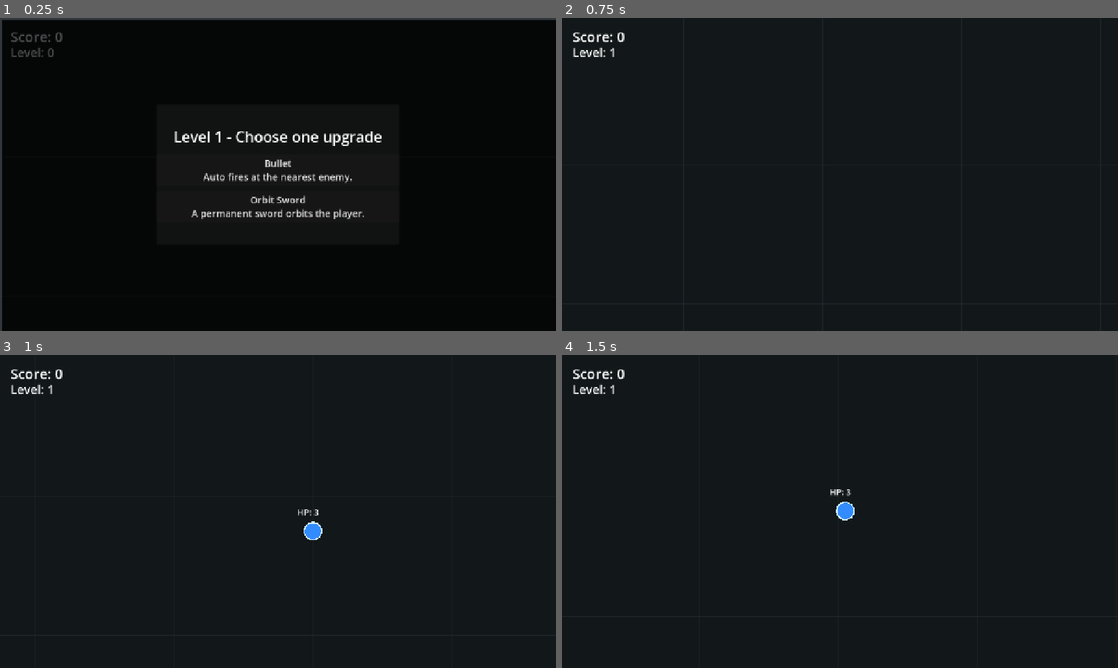
Above: before the commit, frames 1-4 (two rows, left to right).
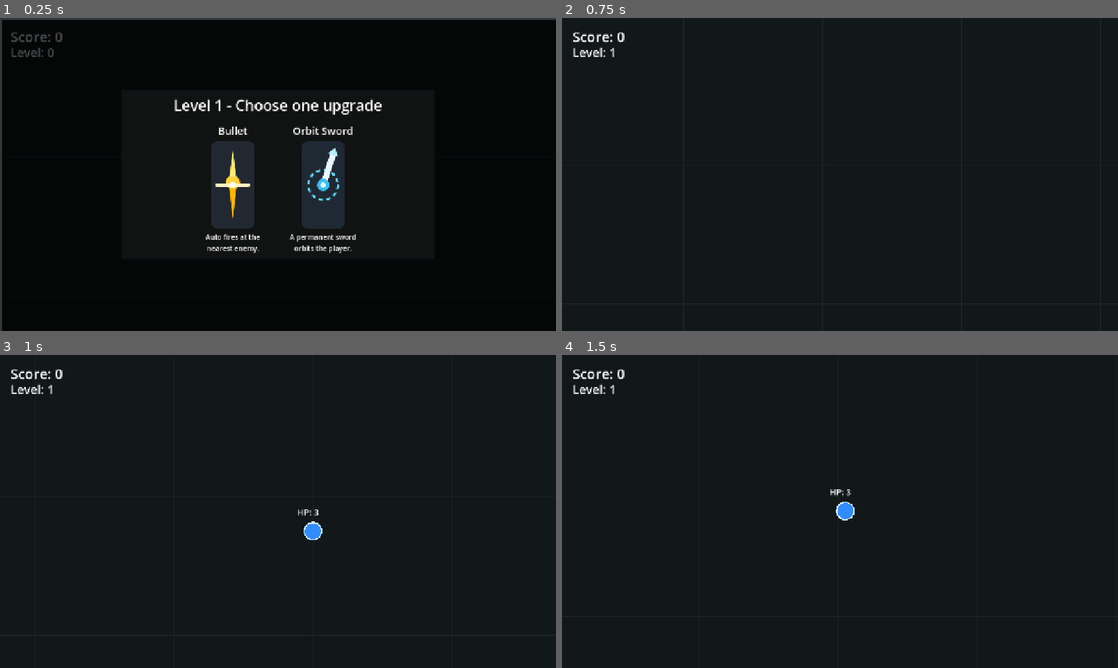
Above: after the commit, the same moments.

Repository: Tangoyzx/TraeRemoteGame
Game: Godot game, scene res://scenes/main.tscn
Same seed, same stepped clock (60 frames per second), same inputs: the game is played once before the commit and once after it.
Inputs (mouse positions are in pixels of both pictures, inside the frame that each line leads up to):
- Up to frame 1 (0.25 s): no input
- Up to frame 2 (0.75 s): click (795, 183) at 0.52 s
- Up to frame 3 (1 s): no input
- Up to frame 4 (1.5 s): move the mouse to (962, 495) at 1.27 s; click (962, 495) at 1.42 s

The runs differ from the first frame. In frame 1, 6.6% of the frame differs, in the area x 31-69%, y 25-76%; in frame 2, nothing differs; in frame 3, nothing differs; in frame 4, nothing differs.

Commit message:
Add upgrade option card images

Diff:
--- /dev/null
+++ b/assets/upgrades/bullet.svg
@@ -0,0 +1,8 @@
+<svg xmlns="http://www.w3.org/2000/svg" width="100" height="200" viewBox="0 0 100 200">
+  <rect width="100" height="200" rx="14" fill="#222831"/>
+  <circle cx="50" cy="94" r="16" fill="#FFD43B"/>
+  <path d="M50 22 L58 82 L42 82 Z" fill="#FFE873"/>
+  <path d="M50 178 L42 108 L58 108 Z" fill="#FFB703"/>
+  <path d="M14 100 H86" stroke="#FFF3BF" stroke-width="8" stroke-linecap="round"/>
+  <circle cx="50" cy="100" r="7" fill="#FFFFFF"/>
+</svg>
--- /dev/null
+++ b/assets/upgrades/orbit_sword.svg
@@ -0,0 +1,8 @@
+<svg xmlns="http://www.w3.org/2000/svg" width="100" height="200" viewBox="0 0 100 200">
+  <rect width="100" height="200" rx="14" fill="#1F2933"/>
+  <circle cx="50" cy="100" r="34" fill="none" stroke="#5ED7FF" stroke-width="5" stroke-dasharray="10 8"/>
+  <rect x="43" y="18" width="14" height="78" rx="5" fill="#E8F8FF" transform="rotate(18 50 100)"/>
+  <path d="M50 10 L62 28 H38 Z" fill="#B8EEFF" transform="rotate(18 50 100)"/>
+  <circle cx="50" cy="100" r="14" fill="#38BDF8"/>
+  <circle cx="50" cy="100" r="6" fill="#E0F7FF"/>
+</svg>
--- a/scripts/main.gd
+++ b/scripts/main.gd
@@ -10,6 +10,7 @@
 const MAP_SIZE := Vector2(12800.0, 7200.0)
 const MAP_RECT := Rect2(Vector2.ZERO, MAP_SIZE)
 const DEFAULT_LEVEL_REQUIRED_SCORE := 99999999
+const UPGRADE_IMAGE_SIZE := Vector2(100.0, 200.0)
 const BASIC_ENEMY_RADIUS := 18.0
 const BASIC_ENEMY_SPEED := 115.0
 const ENEMY_CONFIGS := {
@@ -57,13 +58,17 @@
 ]
 const UPGRADE_OPTIONS := {
 	"auto_shooter": {
+		"id": "auto_shooter",
 		"title": "Bullet",
 		"description": "Auto fires at the nearest enemy.",
+		"image_path": "res://assets/upgrades/bullet.svg",
 		"weapon_type": "auto_shooter",
 	},
 	"orbit_sword": {
+		"id": "orbit_sword",
 		"title": "Orbit Sword",
 		"description": "A permanent sword orbits the player.",
+		"image_path": "res://assets/upgrades/orbit_sword.svg",
 		"weapon_type": "orbit_sword",
 	},
 }
@@ -88,7 +93,7 @@
 var game_over_label: Label
 var level_up_overlay: ColorRect
 var level_up_title: Label
-var level_up_buttons_box: VBoxContainer
+var level_up_options_box: HBoxContainer
 var score := 0
 var current_level := 0
 var is_game_over := false
@@ -242,7 +247,7 @@
 
 	var panel := PanelContainer.new()
 	panel.name = "Panel"
-	panel.custom_minimum_size = Vector2(560, 320)
+	panel.custom_minimum_size = Vector2(720, 390)
 	panel.process_mode = Node.PROCESS_MODE_ALWAYS
 	center.add_child(panel)
 
@@ -260,12 +265,12 @@
 	level_up_title.add_theme_font_size_override("font_size", 34)
 	content.add_child(level_up_title)
 
-	level_up_buttons_box = VBoxContainer.new()
-	level_up_buttons_box.name = "Options"
-	level_up_buttons_box.alignment = BoxContainer.ALIGNMENT_CENTER
-	level_up_buttons_box.add_theme_constant_override("separation", 12)
-	level_up_buttons_box.process_mode = Node.PROCESS_MODE_ALWAYS
-	content.add_child(level_up_buttons_box)
+	level_up_options_box = HBoxContainer.new()
+	level_up_options_box.name = "Options"
+	level_up_options_box.alignment = BoxContainer.ALIGNMENT_CENTER
+	level_up_options_box.add_theme_constant_override("separation", 28)
+	level_up_options_box.process_mode = Node.PROCESS_MODE_ALWAYS
+	content.add_child(level_up_options_box)
 
 
 func _init_spawn_budgets() -> void:
@@ -377,26 +382,51 @@
 func _show_level_up_options(level: int, option_ids: Array) -> void:
 	is_level_up_open = true
 	level_up_title.text = "Level %d - Choose one upgrade" % level
-	for child in level_up_buttons_box.get_children():
+	for child in level_up_options_box.get_children():
 		child.queue_free()
 	for option_id in option_ids:
 		if not UPGRADE_OPTIONS.has(option_id):
 			continue
-		level_up_buttons_box.add_child(_create_upgrade_button(option_id))
+		level_up_options_box.add_child(_create_upgrade_card(option_id))
 	level_up_overlay.visible = true
 	get_tree().paused = true
 
 
-func _create_upgrade_button(option_id: String) -> Button:
+func _create_upgrade_card(option_id: String) -> Control:
 	var option: Dictionary = UPGRADE_OPTIONS[option_id]
-	var button := Button.new()
-	button.name = "Upgrade_%s" % option_id
-	button.custom_minimum_size = Vector2(460, 72)
-	button.text = "%s\n%s" % [option["title"], option["description"]]
-	button.add_theme_font_size_override("font_size", 22)
-	button.process_mode = Node.PROCESS_MODE_ALWAYS
-	button.pressed.connect(_choose_upgrade.bind(option_id))
-	return button
+	var card := VBoxContainer.new()
+	card.name = "Upgrade_%s" % str(option.get("id", option_id))
+	card.custom_minimum_size = Vector2(180, 300)
+	card.alignment = BoxContainer.ALIGNMENT_CENTER
+	card.add_theme_constant_override("separation", 8)
+	card.process_mode = Node.PROCESS_MODE_ALWAYS
+
+	var title := Label.new()
+	title.text = str(option["title"])
+	title.horizontal_alignment = HORIZONTAL_ALIGNMENT_CENTER
+	title.autowrap_mode = TextServer.AUTOWRAP_WORD_SMART
+	title.add_theme_font_size_override("font_size", 24)
+	card.add_child(title)
+
+	var image_button := TextureButton.new()
+	image_button.name = "ImageButton"
+	image_button.custom_minimum_size = UPGRADE_IMAGE_SIZE
+	image_button.stretch_mode = TextureButton.STRETCH_KEEP_ASPECT_CENTERED
+	image_button.ignore_texture_size = true
+	image_button.texture_normal = load(str(option["image_path"]))
+	image_button.process_mode = Node.PROCESS_MODE_ALWAYS
+	image_button.pressed.connect(_choose_upgrade.bind(option_id))
+	card.add_child(image_button)
+
+	var description := Label.new()
+	description.text = str(option["description"])
+	description.custom_minimum_size = Vector2(170, 0)
+	description.horizontal_alignment = HORIZONTAL_ALIGNMENT_CENTER
+	description.autowrap_mode = TextServer.AUTOWRAP_WORD_SMART
+	description.add_theme_font_size_override("font_size", 16)
+	card.add_child(description)
+
+	return card
 
 
 func _choose_upgrade(option_id: String) -> void:
Not shown, added: assets/upgrades/bullet.svg.import
Not shown, added: assets/upgrades/orbit_sword.svg.import
